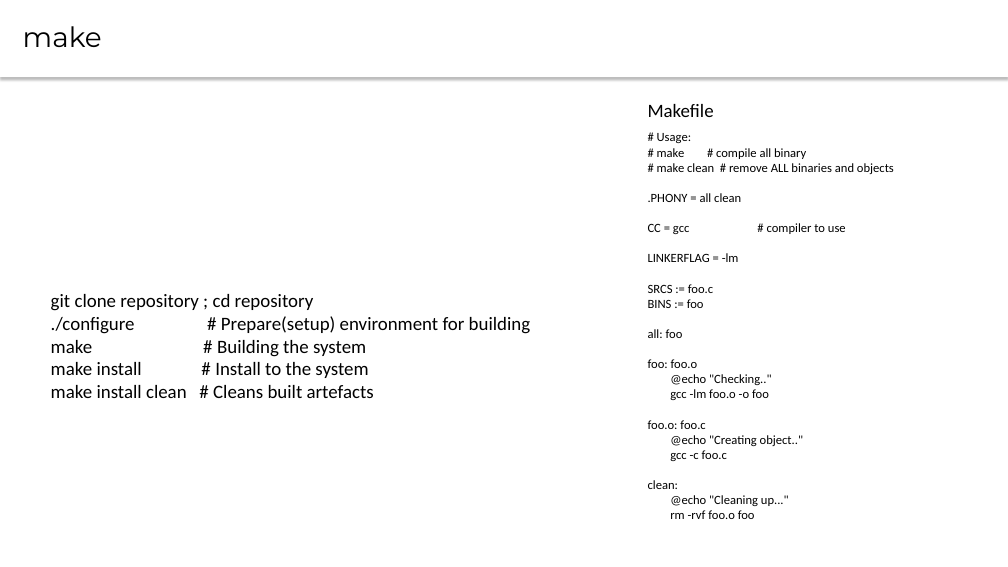
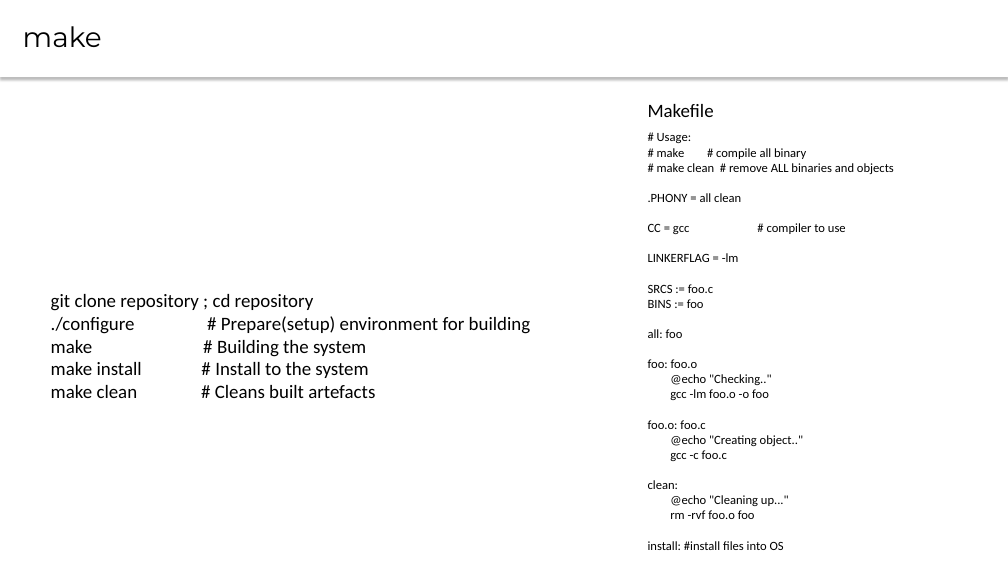
Before and after one commit to CsteerDevops1/lectures_devops2, a slide deck: slide 4 of LinuxAdm/LinuxAdm1.pptx. Drawn at 1008x567 pixels with LibreOffice and Linux fonts; fonts in the diff are those of the drawing. Boxes give left, top, right and bottom in pixels: in the first picture for what was removed or moved away, otherwise in the second. Text is boxed around its words. In the diff, an @@ line names an element or a change of style, - is before the commit and + after.

```diff
--- a/LinuxAdm/LinuxAdm1.pptx
+++ b/LinuxAdm/LinuxAdm1.pptx
@@ text at (51, 385, 375, 398): text changed @@
-make install clean # Cleans built artefacts
+make clean # Cleans built artefacts
@@ text at (648, 541, 784, 550): paragraph added @@
+install: #install files into OS
```
Also in this commit, not shown: 4 other slides changed, 3 other files.
